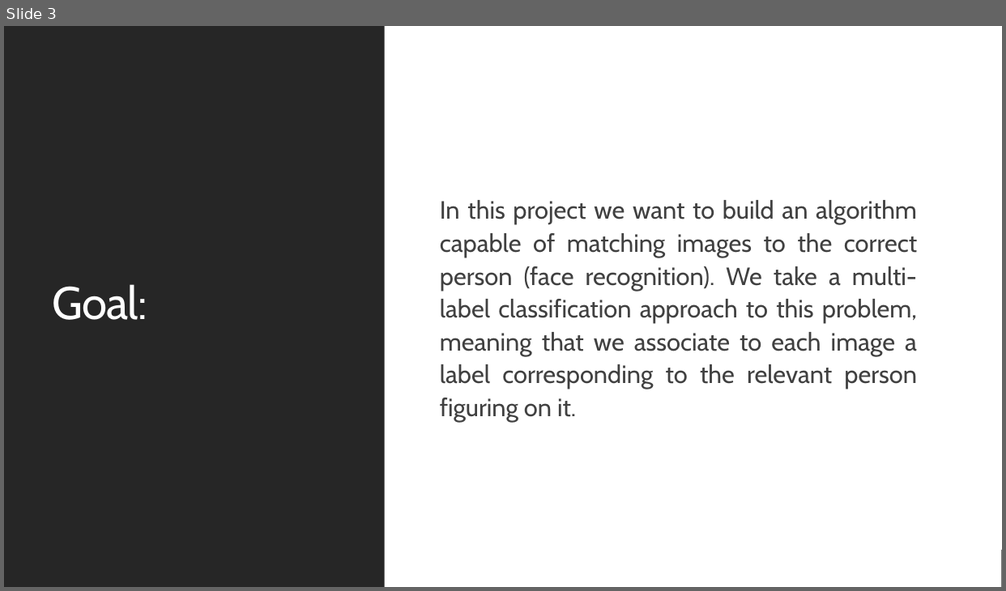
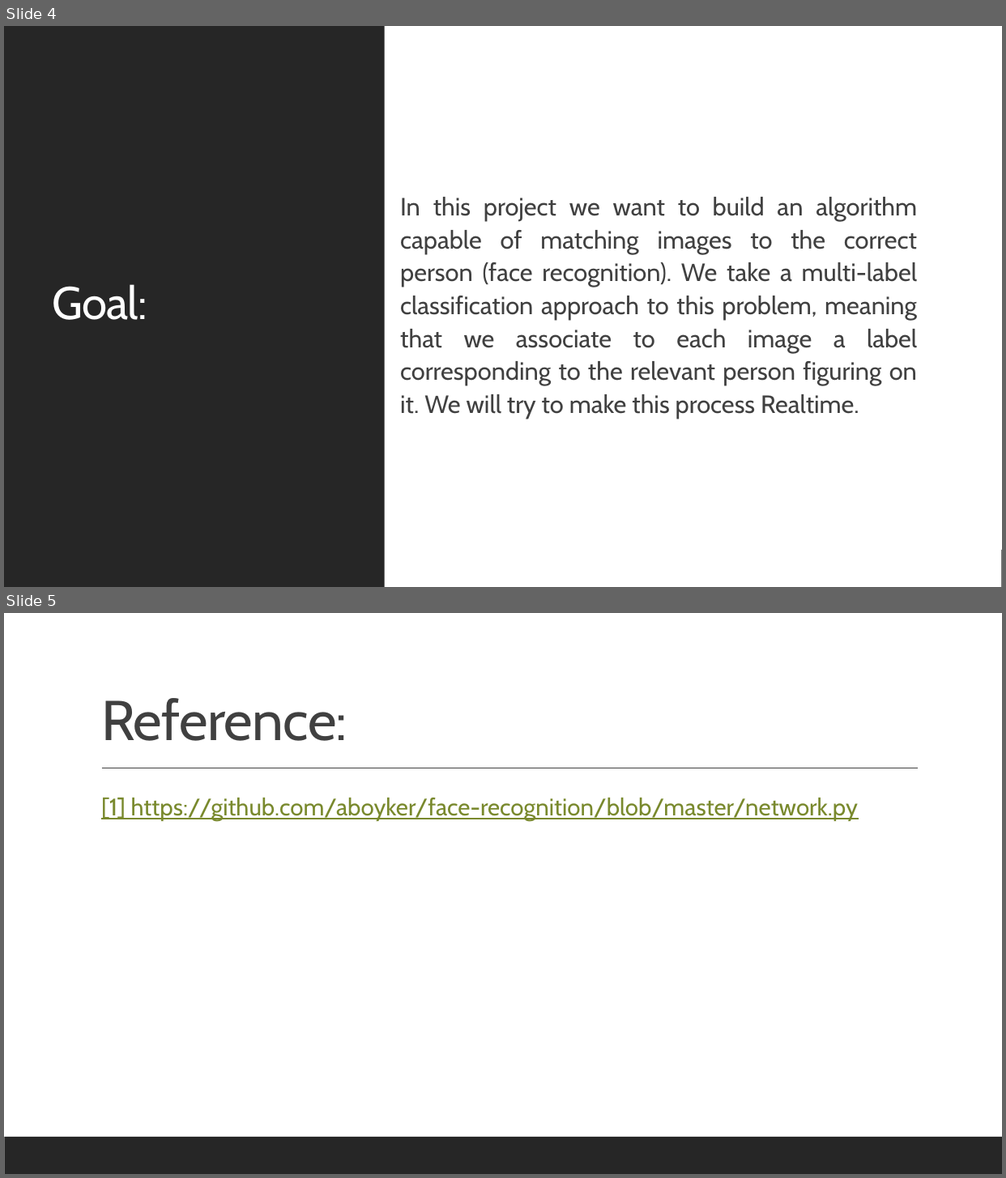
Before and after one commit to AmulNeupane/Face-Recognition-using-YALE-dataset, a slide deck: Face recognition on YALE faces dataset using Tensorflow.pptx. Shown one above the other, each under a label of ours: slide 3 before the commit, slides 4 and 5 after it. The pictures are 1006x591 and 1006x1178 pixels, drawn with LibreOffice and Linux fonts; fonts in the diff are those of the drawing. Boxes give left, top, right and bottom in pixels: in the first picture for what was removed or moved away, otherwise in the second. Text is boxed around its words. In the diff, an @@ line names an element or a change of style, - is before the commit and + after.

```diff
--- a/Face recognition on YALE faces dataset using Tensorflow.pptx
+++ b/Face recognition on YALE faces dataset using Tensorflow.pptx
@@ slide 5 added at <box>4,613,1002,1174</box>, background #FFFFFF; not listed: 1 template element that a slide beside it also shows @@
@@ title added at <box>101,698,347,741</box>, 54 pt, text #404040 @@
+Reference:
@@ line added from (102, 769) to (918, 769), #404040 1 pt @@
@@ text added at <box>101,798,858,821</box>, 23 pt, text #79892D, underline @@
+  [1] https://github.com/aboyker/face-recognition/blob/master/network.py
@@ what was slide 3 is now slide 4 @@
@@ slide 4 changed as well @@
@@ text at <box>400,197,917,419</box>: text changed @@
-  In this project we want to build an algorithm capable of matching images to the correct person (face recognition). We take a multi-label classification approach to this problem, meaning that we associate to each image a label corresponding to the relevant person figuring on it.
+  In this project we want to build an algorithm capable of matching images to the correct person (face recognition). We take a multi-label classification approach to this problem, meaning that we associate to each image a label corresponding to the relevant person figuring on it. We will try to make this process Realtime.
```
Also in this commit, not shown: 2 other slides changed, 1 other slide added.
